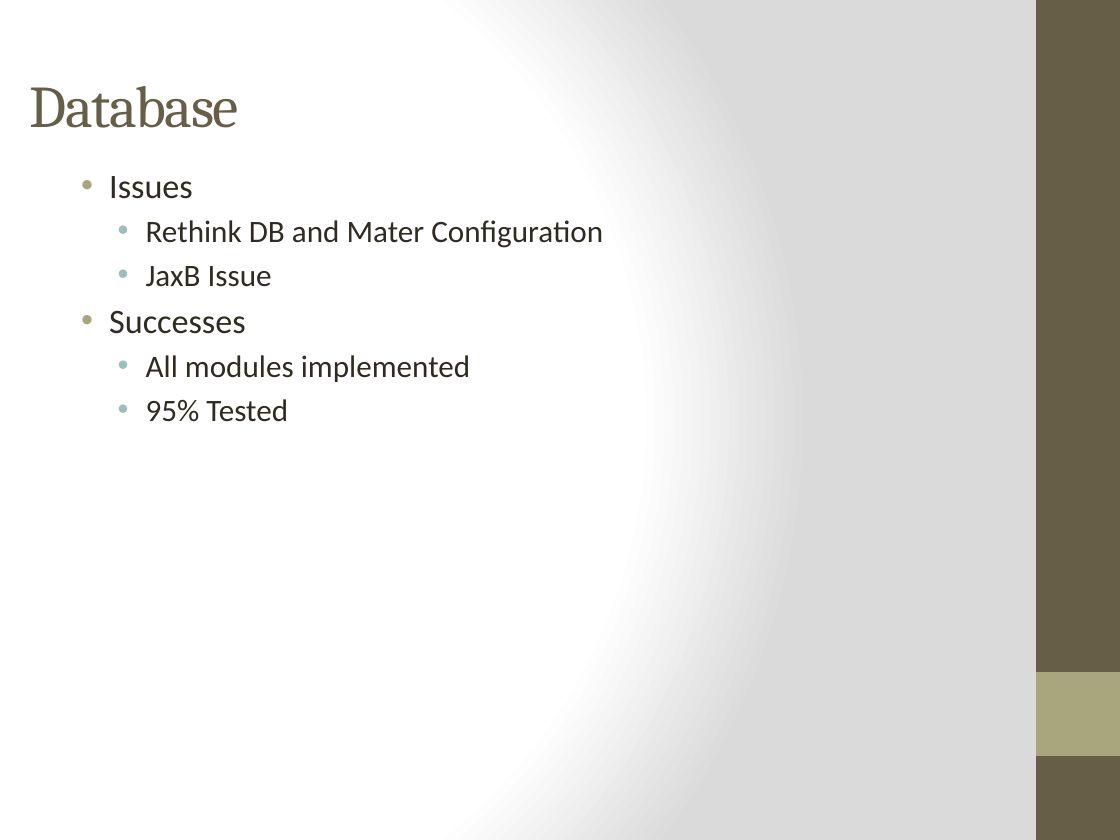
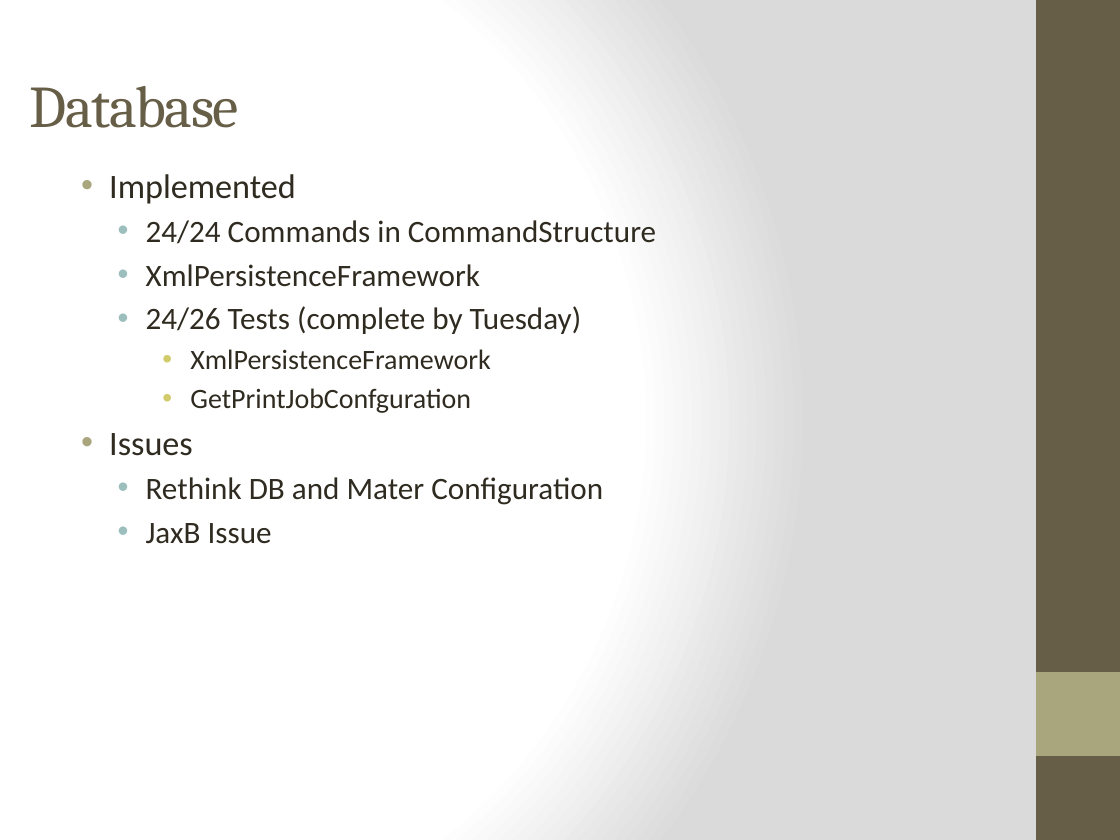
Before and after one commit to qpHalcy0n/SRDesign, a slide deck: slide 3 of Status Updates/2014 03 28.pptx. Drawn at 1120x840 pixels with LibreOffice and Linux fonts; fonts in the diff are those of the drawing. Boxes give left, top, right and bottom in pixels: in the first picture for what was removed or moved away, otherwise in the second. Text is boxed around its words. In the diff, an @@ line names an element or a change of style, - is before the commit and + after.

```diff
--- a/Status Updates/2014 03 28.pptx
+++ b/Status Updates/2014 03 28.pptx
@@ text at [109,174,656,413]: paragraphs added @@
+• Implemented
+  • 24/24 Commands in CommandStructure
+  • XmlPersistenceFramework
+  • 24/26 Tests (complete by Tuesday)
+    • XmlPersistenceFramework
+    • GetPrintJobConfguration
@@ text at [109,311,470,422]: paragraphs removed @@
-• Successes
-  • All modules implemented
-  • 95% Tested
```
Also in this commit, not shown: 1 slide added.
